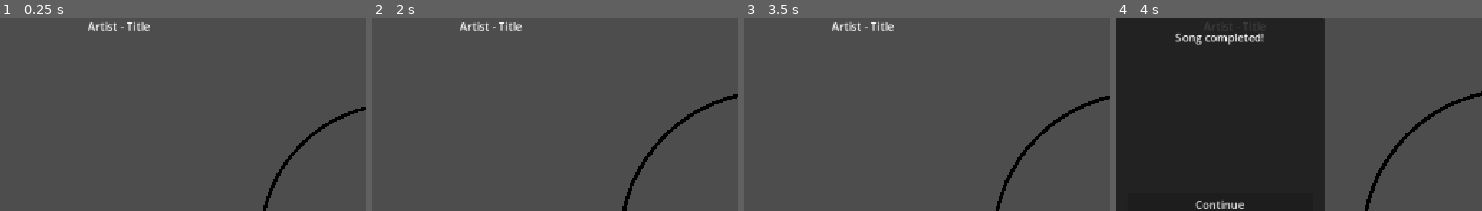
Above: before the commit, frames 1-4 (left to right).
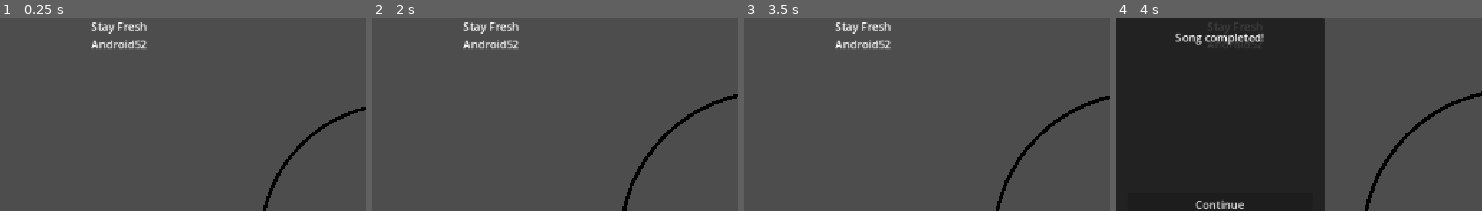
Above: after the commit, the same moments.

Repository: samstokes/jammin
Game: Godot game, scene res://scenes/clock_jam/clock_jam.tscn
Same seed, same stepped clock (60 frames per second), same inputs: the game is played once before the commit and once after it. Sound files missing from this copy of the repository are replaced by a short silence.
Inputs:
- Up to frame 1 (0.25 s): no input
- Up to frame 2 (2 s): tap Enter at 0.5 s; tap F (beat_main) at 0.6 s; click "Continue" at 1.25 s
- Up to frame 3 (3.5 s): tap F (beat_main) at 2.1 s; click "Continue" at 2.75 s
- Up to frame 4 (4 s): tap F (beat_main) at 3.6 s
The pictures show only the part of the screen within x 0-50%, y 0-50%; the shares and areas given below are measured in that part.

The runs differ from the first frame. In frame 1, 0.9% of the frame differs, in the area x 24-41%, y 2-17%; in frame 2, 0.9%; in frame 3, 0.9%; in frame 4, less than 0.1%.

Commit message:
Fixed bug where track and artist where not rendered

Diff:
--- a/scenes/clock_jam/clock_jam.gd
+++ b/scenes/clock_jam/clock_jam.gd
@@ -11,15 +11,12 @@
 var time_diff_index = 0
 var nearest_beat_index = 1
 
-var _artist: String = ""
-var _title: String = ""
 signal missed_beat
 # ^ two different kinds of missed beats, btw:
 # 1. hit a key but not on beat or
 # 2. missed a beat entirely (no button press)
 signal hit_beat
 
-@onready var beat_tracker_node: Node = %BeatTracker
 @onready var track_player: TrackPlayer = $TrackPlayer
 @onready var clock_guitar_node: Node2D = %Clock/ClockGuitar
 @onready var clock_note_container_node: Node2D = %Clock/NotesContainer
@@ -27,6 +24,7 @@
 @onready var clock_doom_hand_node: Node2D = %Clock/ClockDoomHand
 @onready var game_over_dialog_node: Node = %GameOverDialog
 @onready var game_won_dialog_node: Node = %GameWonDialog
+@onready var song_label_node: Label = %SongLabel
 
 var clock_measure_beat_sfx = preload("res://sfx/glass_005.ogg")
 var clock_measure_start_sfx = preload("res://sfx/glass_006.ogg")
@@ -50,6 +48,8 @@
 	var track = StayFreshPlayableTrack.new().track()
 	print("Playing track: %s" % [track.debug_string()])
 	track_player.play_track(track)
+
+	song_label_node.text = track.track_details.title + "\n" + track.track_details.artist
 
 func _bounce_clock(strength: float = 1.1) -> void:
 	var tween = create_tween()
--- a/scenes/clock_jam/clock_jam.tscn
+++ b/scenes/clock_jam/clock_jam.tscn
@@ -8,7 +8,6 @@
 [ext_resource type="Script" uid="uid://2ccsdq47rcvi" path="res://scenes/clock_jam/score_tracker.gd" id="5_7cr65"]
 [ext_resource type="PackedScene" uid="uid://cwtgm8yuw65kb" path="res://entities/clock_doom_hand/clock_doom_hand.tscn" id="6_8ds76"]
 [ext_resource type="PackedScene" uid="uid://b53cyinn28722" path="res://scenes/game_won/game_won.tscn" id="8_h5fk5"]
-[ext_resource type="Script" uid="uid://i6q2tx5gv8eu" path="res://scenes/clock_jam/beat_tracker.gd" id="9_bo1sh"]
 [ext_resource type="PackedScene" uid="uid://cu47psxjetvdr" path="res://track_player/track_player.tscn" id="9_bo1sh"]
 
 [node name="ClockJammer" type="Control" unique_id=960518545]
@@ -37,7 +36,8 @@
 size_flags_horizontal = 3
 size_flags_stretch_ratio = 3.0
 
-[node name="Label" type="Label" parent="GameContainer/StartContainer" unique_id=1231400250]
+[node name="SongLabel" type="Label" parent="GameContainer/StartContainer" unique_id=1231400250]
+unique_name_in_owner = true
 layout_mode = 2
 text = "Artist - Title"
 horizontal_alignment = 1
@@ -82,7 +82,6 @@
 
 [node name="BeatTracker" type="Node" parent="GameContainer/EndContainer/ScoreTracker" unique_id=275831661]
 unique_name_in_owner = true
-script = ExtResource("9_bo1sh")
 
 [node name="GameOverDialog" parent="." unique_id=1903633973 instance=ExtResource("2_pto6c")]
 unique_name_in_owner = true
